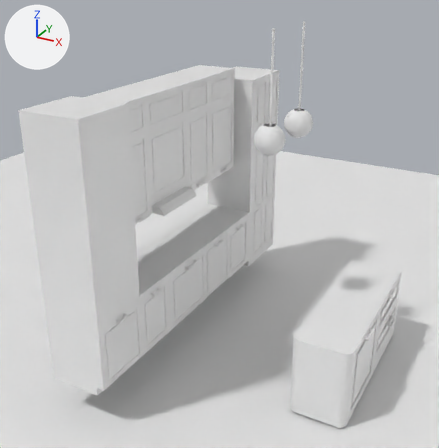
A saved change to the Blender file All_labs/Modeling/kitchen_v3.blend.
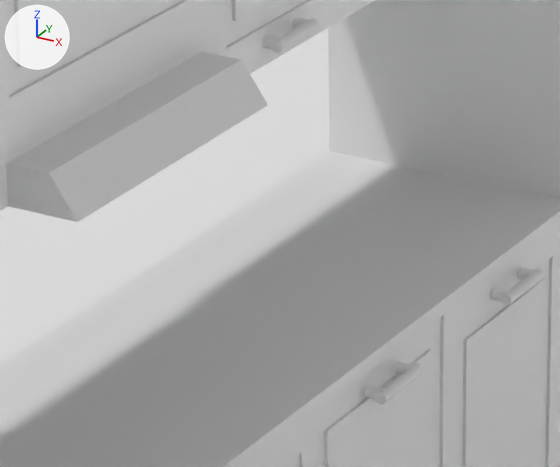
The first picture shows the older version from a 50 mm lens placed at (11.7, -16.9, 8.1), pointed at (1.8, 1.1, -0.9). The close-ups show the older and then the newer version on the part from 34% to 56% of the width and 40% to 58% of the height of that picture. Only the edits that show in the close-ups are written down. The axes (+X, +Y, +Z) are drawn at upper left. The lights are the same throughout.

Names of what the first close-up shows: 'back_shelfs', 'floor', 'front_shelfs', 'handle'.
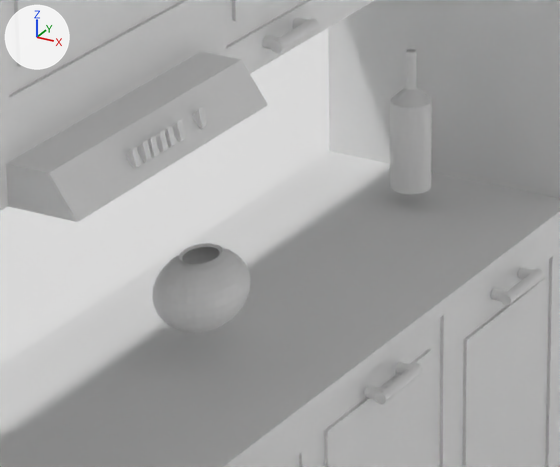
What differs and where, as boxes [x1, y1, x2, y2] in the close-ups (560 x 467 px):
'vase', added: after [152, 243, 250, 333]
'Vine', added: after [390, 49, 432, 194]
part 1 of me_cube_002, added: after [126, 107, 207, 170]

Patch to the scene script:
```diff
--- a/All_labs/Modeling/kitchen_v3.blend.py
+++ b/All_labs/Modeling/kitchen_v3.blend.py
@@ me_cube_002 @@
 # used by ob_back_shelfs; location = (0.0, -3.971, -3.51); scale = (1.05, 1.05, 1.27)
-me_cube_002.from_pydata(...)  # 194 vertices, 193 faces; spans x -1.2..0.82, y 1.04..8.52, z 2.7..5.94
+me_cube_002.from_pydata(...)  # 250 vertices, 235 faces; spans x -1.2..0.82, y 1.04..8.52, z 2.7..5.94
+# me_cube_002 part 1
+# 28 vertices are added at x 0.72..0.79, y 3.45..4.17, z 2.82..2.93
+# 16 new vertices lie (0.0, 0.05, 0.0) away from vertices in x 0.72..0.79, y 3.45..4.17, z 2.82..2.93
+# 12 new vertices lie (0.0, 0.06, 0.0) away from vertices in x 0.72..0.79, y 3.56..3.93, z 2.82..2.93
+# 42 new faces join them
 me_cube_002.materials.append(mat_material)
@@ me_sphere @@
+me_sphere.from_pydata(...)  # 481 vertices, 480 faces; spans x -1.03..1.03, y -1.56..1.31, z -0.71..1.17
@@ me_cylinder_001 @@
+me_cylinder_001.from_pydata(...)  # 128 vertices, 98 faces; spans x -0.94..0.94, y -1.06..0.82, z -0.97..1.92
@@ ob_vase @@
+ob_vase = bpy.data.objects.new('vase', me_sphere)
+ob_vase.location = (0.009, 1.708, -1.748)
+ob_vase.scale = (0.288, 0.288, 0.288)
@@ ob_vine @@
+ob_vine = bpy.data.objects.new('Vine', me_cylinder_001)
+ob_vine.location = (0.0, 4.666, -1.632)
+ob_vine.scale = (0.164, 0.164, 0.374)
```
